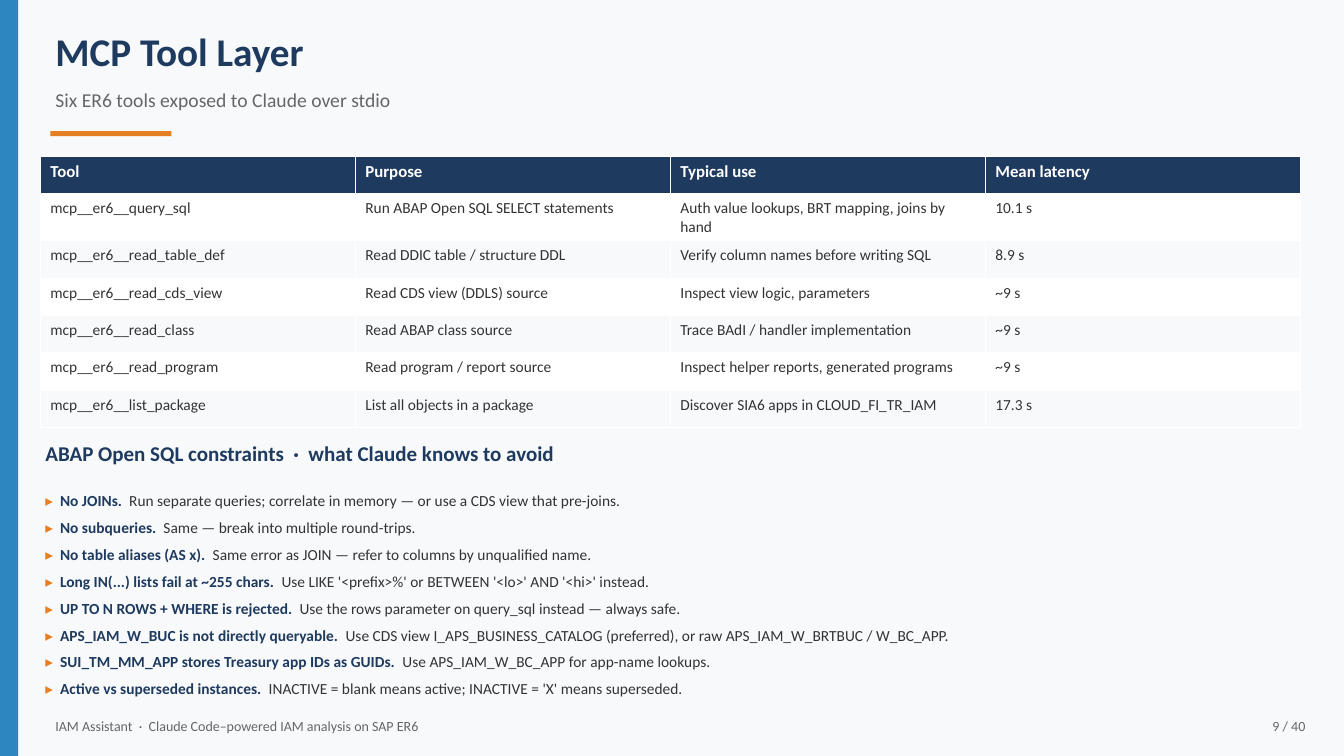
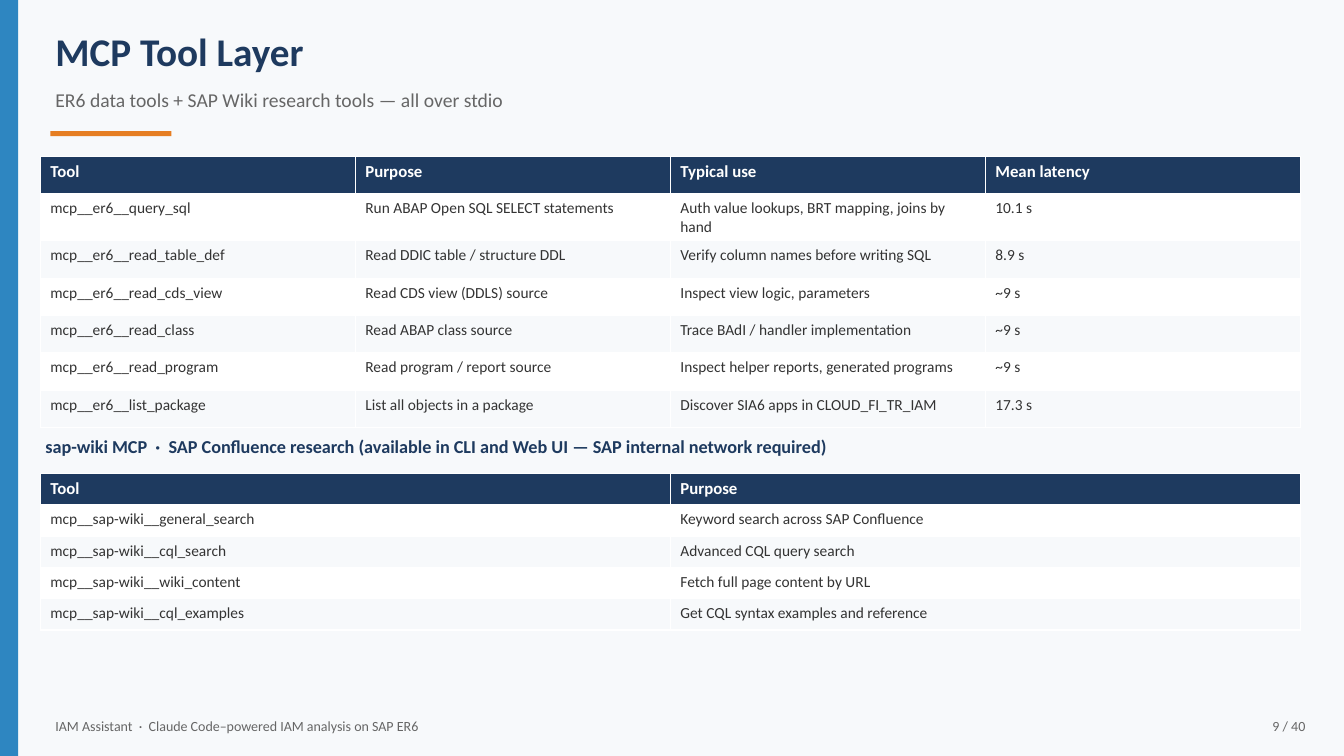
Before and after one commit to i015289/IAM-Assistant, a slide deck: slide 9 of docs/IAM_Assistant_Overview.pptx. Drawn at 1344x756 pixels with LibreOffice and Linux fonts; fonts in the diff are those of the drawing. Boxes give left, top, right and bottom in pixels: in the first picture for what was removed or moved away, otherwise in the second. Text is boxed around its words. In the diff, an @@ line names an element or a change of style, - is before the commit and + after.

Commit message:
Update PPT for wiki mcp

```diff
--- a/docs/IAM_Assistant_Overview.pptx
+++ b/docs/IAM_Assistant_Overview.pptx
@@ text at bbox=[55, 93, 503, 107]: text changed @@
-Six ER6 tools exposed to Claude over stdio
+ER6 data tools + SAP Wiki research tools — all over stdio
@@ text at bbox=[45, 439, 826, 456]: text changed; size 15 to 13 pt @@
-ABAP Open SQL constraints · what Claude knows to avoid
+sap-wiki MCP · SAP Confluence research (available in CLI and Web UI — SAP internal network required)
@@ table added at bbox=[40, 474, 1301, 630], 5 rows, 2 columns @@
+Tool | Purpose
+mcp__sap-wiki__general_search | Keyword search across SAP Confluence
+mcp__sap-wiki__cql_search | Advanced CQL query search
+mcp__sap-wiki__wiki_content | Fetch full page content by URL
+mcp__sap-wiki__cql_examples | Get CQL syntax examples and reference
@@ text removed at bbox=[60, 495, 948, 697] @@
-▸ No JOINs. Run separate queries; correlate in memory — or use a CDS view that pre-joins.
-▸ No subqueries. Same — break into multiple round-trips.
-▸ No table aliases (AS x). Same error as JOIN — refer to columns by unqualified name.
-▸ Long IN(...) lists fail at ~255 chars. Use LIKE '<prefix>%' or BETWEEN '<lo>' AND '<hi>' instead.
-▸ UP TO N ROWS + WHERE is rejected. Use the rows parameter on query_sql instead — always safe.
-▸ APS_IAM_W_BUC is not directly queryable. Use CDS view I_APS_BUSINESS_CATALOG (preferred), or raw APS_IAM_W_BRTBUC / W_BC_APP.
-▸ SUI_TM_MM_APP stores Treasury app IDs as GUIDs. Use APS_IAM_W_BC_APP for app-name lookups.
-▸ Active vs superseded instances. INACTIVE = blank means active; INACTIVE = 'X' means superseded.
```
Also in this commit, not shown: 3 other slides changed, 1 other file.
